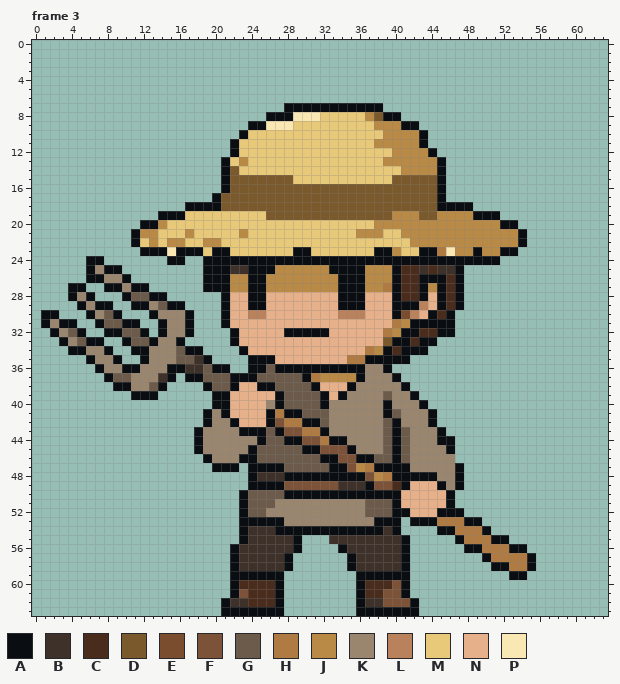
Two states of a pixel-art file, ArtSource/CombatIdles/Farmer_Idle.aseprite. The first picture shows the starting point.
64x64 pixels, 9 frames. Shown: frame 3. The commit also changed other frames, which this record leaves out.
Palette (. is transparent): A #0a0d11  B #3e312a  C #4a2c1c  D #7a5a2c  E #7a4d2e  F #7c5238  G #6c5a4a  H #b07a43  J #b88a46  K #9a856f  L #b9825d  M #e7c979  N #e6b08a  P #f9e7b4
Pixels before, frame 3 (only the part around the change), first column x 0:
 0 ................................................................
 1 ................................................................
 2 ................................................................
 3 ................................................................
 4 ................................................................
 5 ................................................................
 6 ................................................................
 7 ............................AAAAAAAAAAA.........................
 8 ..........................AAAPPPMMMMMJDAA.......................
 9 ........................AAPPPMMMMMMMMMJJJAA.....................
10 .......................AMMMMMMMMMMMMMMMJJJJA....................
11 ......................AMMMMMMMMMMMMMMMJJJJJA....................
12 ......................AMMMMMMMMMMMMMMMMMJJJJA...................
13 .....................AMJMMMMMMMMMMMMMMMJJJJJJA..................
14 .....................ADMMMMMMMMMMMMMMMMMMJJJJA..................
15 .....................ADDDDDDDMMMMMMMMMMMDDDDDA..................
16 .....................ADDDDDDDDDDDDDDDDDDDDDDDA..................
17 ....................ADDDDDDDDDDDDDDDDDDDDDDDDA..................
18 .................AAAADDDDDDDDDDDDDDDDDDDDDDDDAAAA...............
19 ..............AAAMMMMMMMMMDDDDDDDDDDDDDDJJJDDJJJJAAA............
20 ............AAJMMMMMMMMMMMMMMMMMMMMMMMJJJJJJJJJJJJJJAA..........
21 ...........AJJMMMJMMMMMJMMMMMMMMMMMMJJJMMJJJJJJJJJJJJJA.........
22 ...........AMJMJJMMJJMMMMMMMMMMMMMMMMMMMMMJJJJJJJJJJJJA.........
23 ............AAAPAAAMAAMMMMMMMAAMMMMMMMAAJMMAAHPJJAJJAA..........
24 ......AA.......AA..AAAAAAAAAAAAAAAAAAAAAAAAAAAAAAAAA............
25 ......AKAA.........AAABBAAAJJJJJJAAAAJJJACCBCBBA................
26 ......AAKKA........AAAJJAAJJJJJJJJAAAJJJACCAAACA................
27 ....AA..AAKAA......AAAJJAAJJJJJJJJAAAJJHACCAJACA................
28 ....AKA...AGGAA......ANNAANNNNNNNNAAANNNACCANACA................
29 .....AKAA..AAKGAA....ANNAANNNNNNNNAAANNNAAALNACA................
30 .AA...AKGA...AKKKA...ANNLLNNNNNNNNLLLNNNAELNACA.................
31 .AKAA..AGGAA..AKKA...ANNNNNNNNNNNNNNNNNNHJAAAAA.................
32 ..AKGA..AAGGA.AKKA....ANNNNNAAAAANNNNNNHJAACCAA.................
33 ...AKGAA..AGGAKKA.....ANNNNNNNNNNNNNNNNDAACAA...................
34 ....AAKKA..AAKKKGAA....ANNNNNNNNNNNNNHJACAAA....................
35 ......AKKA..AKKKGGBA....AAANNNNNNNNHHAAAAA......................
36 .......AKKAAKKKAABBGAA..AAGAAAAAAAAAAKKA........................
37 ........AGGKKKBA.AAGGGAAAGGGGGAHJJJJAKKKA.......................
38 .........AAKKGA....AGGANNAAGGGGANNNAKKKKKA......................
39 ...........AAA......AANNNNNAGGGGANAKKKKGKKA.....................
40 ....................AANNNNKAGGGGAKKKKKKAKKKA....................
41 ...................AKANNNNAHAAGGGKKKKKKAGKKKA...................
42 ...................AKKANNNAFHHAAGKKKKKKGAKKKA...................
43 ..................AKKKKAAAGAFFHHAKKKKKKGAGKKKA..................
44 ..................AKKKKKKAGGAAFFHAAKKKKGAGKKKAA.................
45 ..................AKKKKKAGGGGGAAFFFAKKKGAGKKKKA.................
46 ...................AKKKAAGGGGGGGAAFFAAGGAGKKKKK.................
47 ....................AAA.AAAAGGGGGAAFJHAAAAKKKKKA................
48 ........................ABBBAAAAAAAAAFJHAAAAAKKA................
49 ........................AAAAFFFFFFBBBAFFCANNNAKA................
50 .......................AGGGGAAAAAAAAAAAAANNNNNA.................
51 .......................AGGGKKKKKKKKKKGGGANNNNNA.................
52 .......................AGGKKKKKKKKKKKGGGAANNNAAA................
53 .......................AAAAAKKKKKKKKKKAAA.AAAHHHAA..............
54 .......................ABBBAAAAAAAAAAAABA....AAHHHA.............
55 .......................ABBBBBA...BBBBBBBBA.....AHHHAA...........
56 ......................ABBBBBBA....ABBBBBBA......AAHHHAA.........
57 ......................ABBBBBA......ABBBBBA........AHHHHA........
58 ......................ABBBBBA......ABBBBBA.........AAHHA........
59 ......................AAAAAA........AAAAAA...........AA.........
60 ......................ACCCCA........ACCCFA......................
61 ......................AFCCCA........ACCFFA......................
62 .....................ABBCCCA........ABBFFFA.....................
63 .....................AAAAAAA........AAAAAAA.....................
After:
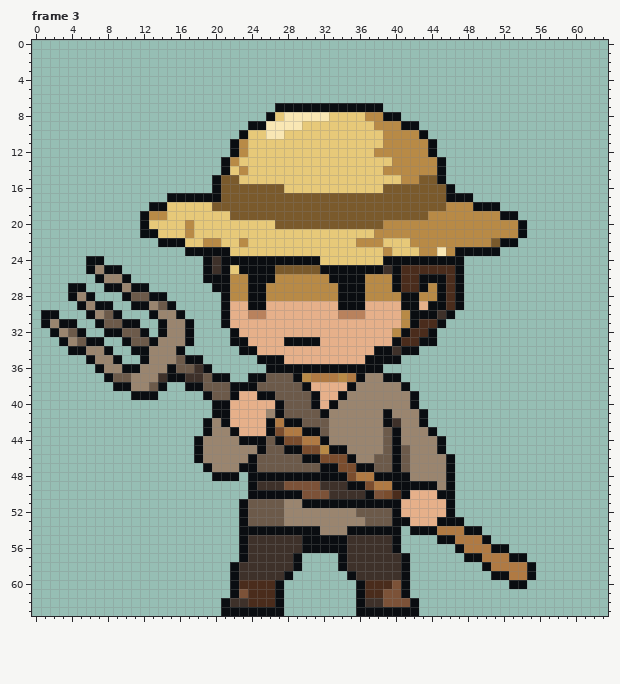
Commit message: Refine Farmer prop motion and Bardley face timing
The edit:
Changed rows in their new state; - is an unchanged pixel.
Frame 3:
first column x 6:
 7 ---------------------A----------------------------
 8 ---------------------MP---P-----J-----------------
 9 -----------------------P--------------------------
10 --------------------PP----------------------------
11 -----------------J--------------M----JA-----------
12 -----------------J--------------JJ----------------
13 ----------------JM---------------M----------------
14 ----------------MJ---------------JJ---------------
15 --------------AD-MMMMMM-----------MJJ-------------
16 --------------AD------MMMMMMMMMMM------DA---------
17 ---------AAAAA-------------------------DAAA-------
18 -------AAMMMMMD------------------------DJJJAAA----
19 ------AJJMM-----DDDD--------------DDD-J----JJJAA--
20 -------MM--J---------DDDDDDDDDDDD-------------JJA-
21 -----.AA---------M------------MM-JJ---------------
22 -----...AAA------J------------JJJ------------DAA.-
23 ------.....--A---------MM-------MJM--JJPJAA-AA..--
24 ---------..---B-----------MMMMMMM---------....----
25 --------------B-MA---DDDDDA----AAB---C-CC---------
26 .-------------------A------A----------------------
27 -------------.-------------------J----------------
28 ----------------JJ--JJJJJJJJ---JJJJAAJJ-----------
29 ----------.-----------------------N--NA-----------
30 ----------A.----------------------NJAA-B----------
31 ----------------------------------N--CC-.---------
32 ----------------------NNNNN------N--C-A..---------
33 ----------KA-----A----AAAA-------N-C--------------
34 ----------A..-----A------------NA-B--.------------
35 -----------AA.----.--A-------NN----.--------------
36 ----------GG-A..--..A----------AA.----------------
37 ----------ABB-AA..-A---AJ-HH-H---A----------------
38 -----------AAG---AAGG---AN------------------------
39 -------------AGGA--AAG---AN------K----------------
40 --------------------N----ANA-----K--A.------------
41 -------------.A-----KAGG--A-------K--A.-----------
42 ---------------AN----HAAGG-------AB--A.-----------
43 ------------.A--ANNNAEHHAAG--------K--A.----------
44 -----------------AA--AEEHHAKK------K----.---------
45 ------------------KA--AAEEJAAK---------A.---------
46 ------------AK---K------AAEEEAKK--------A---------
47 -------------AKKKA-GGG----A-EEAAGG-G----A.--------
48 --------------AAA--AAA-------EHHAA--KKK-A.--------
49 -------------------BBB----BB-AAEHHA-AAAKA.--------
50 -----------------.AAAA--FFFBBBB-FECA---A----------
51 ---------------------G--AAAAAAAAAA----------------
52 --------------------GG--------G----N---N-.--------
53 ------------------GGGG---------GGG-ANNNAAA..------
54 ------------------AAA-----KKK----A--AAAHH-AA.-----
55 -----------------------BAAAAA-----A.---AAH--A..---
56 ----------------.A-----BAAAA------A.-----AHH-AA..-
57 ----------------.A----BA----AB------------AAH--AA.
58 ----------------------BA----AB--------------AHH---
59 -----------------BBBBBA------ABBBBB----------AAHHA
60 -----------------------------------------------AA-
Where, in picture pixels (left, top, right, bottom), the same in both pictures:
changed: (86, 103, 536, 589)
